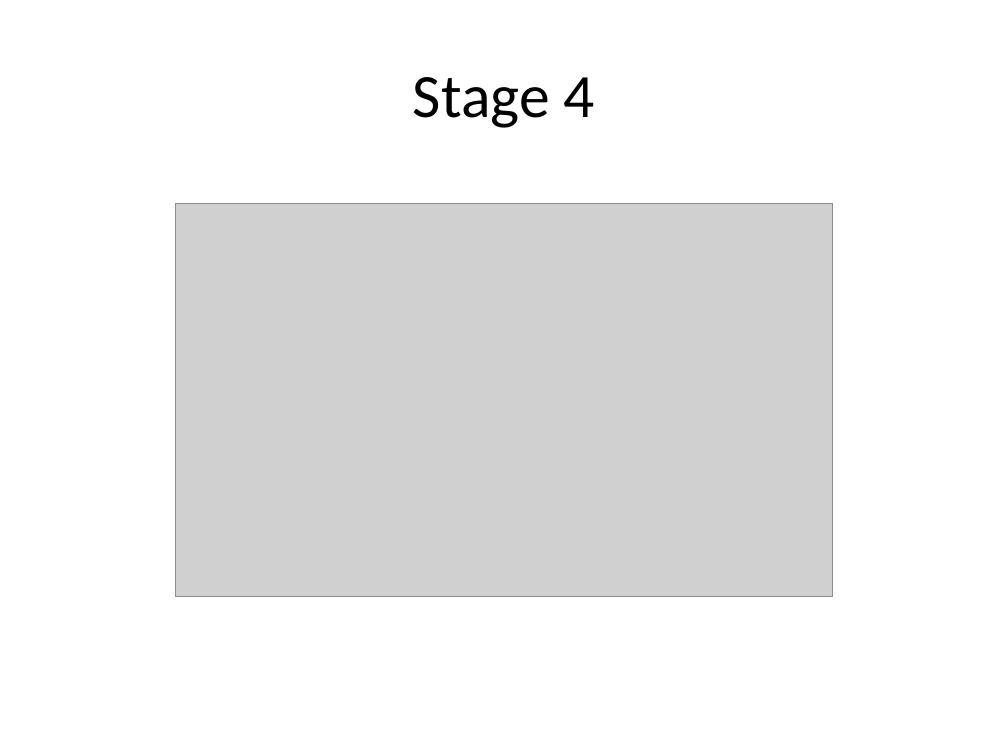
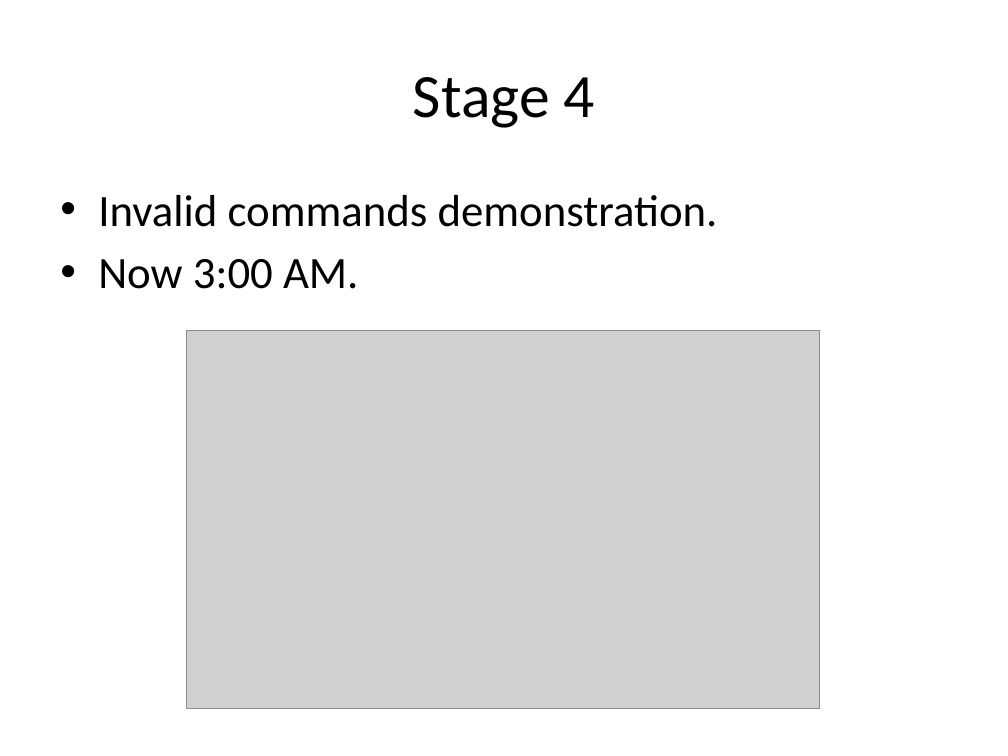
Before and after one commit to jzrlza/SmartHomePrototype, a slide deck: slide 7 of project_presentation.pptx (slide 6 before the commit). Drawn at 1008x756 pixels with LibreOffice and Linux fonts; fonts in the diff are those of the drawing; grey boxes stand for pictures. Boxes give left, top, right and bottom in pixels: in the first picture for what was removed or moved away, otherwise in the second. Text is boxed around its words. In the diff, an @@ line names an element or a change of style, - is before the commit and + after.

```diff
--- a/project_presentation.pptx
+++ b/project_presentation.pptx
@@ text added at box(98, 195, 718, 289), 32 pt, text #000000 @@
+• Invalid commands demonstration.
+• Now 3:00 AM.
@@ picture: place and size @@
-picture at box(175, 204, 833, 597)
+picture at box(186, 331, 820, 709)
```
Also in this commit, not shown: 9 other slides changed, 11 slides added, 8 slides removed.
